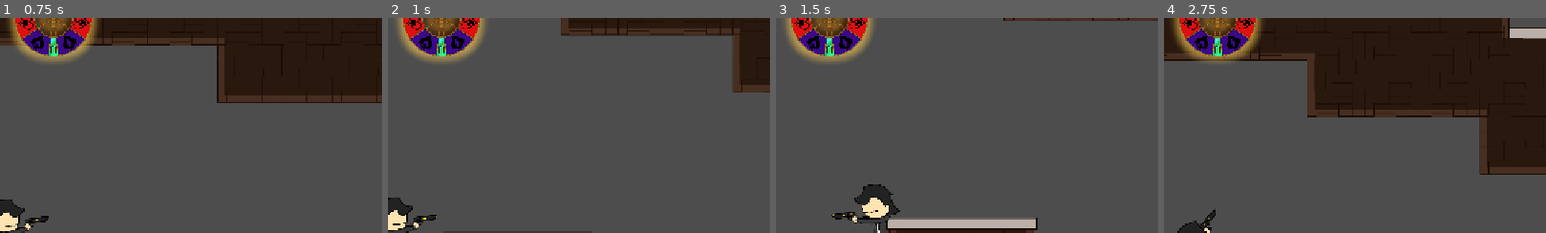
Above: before the commit, frames 1-4 (left to right).
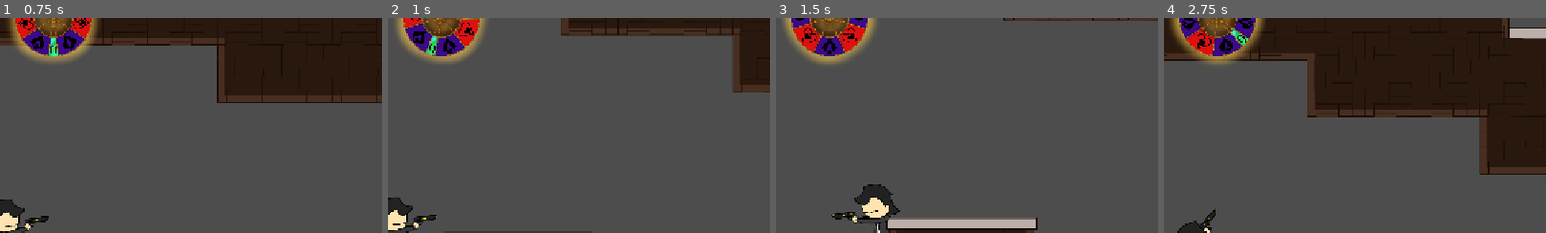
Above: after the commit, the same moments.

Repository: ClipperDev/spinning-game
Game: Godot game, scene res://main.tscn
Two runs of this game, one before a commit and one after it. Both use one fixed random seed, a clock stepped at 60 frames per second and the inputs below.
Inputs (mouse positions are % of the whole screen's width and height, from its top left):
- Up to frame 1 (0.75 s): tap Enter (ui_accept) at 0.5 s; move the mouse to (72, 45) at 0.52 s; press the mouse at (72, 45) at 0.53 s; hold D (right) from 0.53 s (still down)
- Up to frame 2 (1 s): keep holding D (right); tap Space (jump) at 0.77 s; tap Q (spin) at 0.8 s
- Up to frame 3 (1.5 s): keep holding D (right); move the mouse to (30, 55) at 1.27 s; release the mouse at (30, 55) at 1.28 s; tap Q (spin) at 1.35 s
- Up to frame 4 (2.75 s): tap Space (jump) at 1.52 s; click (30, 55) at 1.55 s; move the mouse to (60, 28) at 2.02 s; release D (right) at 2.03 s; press the mouse at (60, 28) at 2.03 s; hold A (left) from 2.03 s (still down); tap Q (spin) at 2.3 s
The pictures show only the part of the screen within x 43-93%, y 0-50%; the shares and areas given below are measured in that part.

Frame 1 is identical in both runs. In frame 2, 1.5% of the frame differs, in the area x 4-24%, y 0-18%; in frame 3, 1.9%; in frame 4, 2.2%, in the area x 2-26%, y 0-22%.

Commit message:
wheel and starting working on bullets

Diff:
--- /dev/null
+++ b/player/player2/gun_operator.gd
@@ -0,0 +1,67 @@
+extends Node2D
+
+@export var max_ammo: float
+var ammo = max_ammo
+@export var reload_speed: float
+@export var fire_rate: float
+
+@export var default_bullet: WheelSlot
+@export var normal_slots: Array[WheelSlot]
+@export var jackpot_slot: WheelSlot
+@export var current_slot: WheelSlot
+
+var damage_mod = 1.0
+var bullet_vel_mod = 1.0
+var bullet_size_mod = 1.0
+
+var lifesteal = 0.0
+
+@onready var player = get_parent()
+@onready var muzzle = $"../body_pivot/gun_pivot/muzzle"
+
+func _input(event: InputEvent) -> void:
+	# shooting
+	if event.is_action_pressed("fire"):
+		shoot()
+	# reloading. add animation later
+	if event.is_action_pressed("reload"):
+		await get_tree().create_timer(
+			1.44,
+			false
+		).timeout
+		ammo = max_ammo
+		current_slot = default_bullet
+
+	# spin to win type shi, add animations later
+	if event.is_action_pressed("spin"):
+		print("spin")
+		player.get_node("ui").wheel.spin()
+		player.get_node("ui").wheel.spin_result.connect(spin_result)
+
+
+func spin_result(id: int) -> void:
+	if id == 7:
+		current_slot = jackpot_slot
+	else:
+		current_slot = normal_slots[id]
+	ammo = max_ammo
+	print(id)
+
+func shoot() -> void:
+	fire_bullet()
+
+func fire_bullet() -> void:
+	if ammo > 0:
+		var bullet: Area2D = current_slot.bullet.instantiate()
+		add_sibling(bullet)
+		bullet.global_transform = muzzle.global_transform
+		ammo -= 1
+
+
+# replace a wheel section with a new one
+func replace_wheel_section(section: WheelSlot, slot: int, jackpot: float = false) -> void:
+	if jackpot:
+		jackpot_slot = section
+	else:
+		normal_slots[slot] = section
+	# animations needed
--- a/player/player2/player.tscn
+++ b/player/player2/player.tscn
@@ -12,7 +12,11 @@
 [ext_resource type="Texture2D" uid="uid://2cmn2ifjm5hc" path="res://player/sprites/jump.png" id="8_jleqr"]
 [ext_resource type="Texture2D" uid="uid://deoiro8ynbip6" path="res://player/sprites/walk.png" id="9_3pimp"]
 [ext_resource type="Texture2D" uid="uid://21f1xjoanekx" path="res://player/sprites/head.png" id="10_d5ddg"]
+[ext_resource type="Script" uid="uid://g68233dxmpm8" path="res://player/player2/gun_operator.gd" id="13_3pimp"]
 [ext_resource type="PackedScene" uid="uid://enbc8wrc2luc" path="res://ui/ui.tscn" id="14_3pimp"]
+[ext_resource type="Resource" uid="uid://qt3nrkcmyc4c" path="res://wheel_slots/basic.tres" id="14_yxpg6"]
+[ext_resource type="Script" uid="uid://dhpawmqpt3vvs" path="res://scripts/wheel_slot.gd" id="15_vmcio"]
+[ext_resource type="Resource" uid="uid://cjrxxdyi43ats" path="res://wheel_slots/default_jackpot.tres" id="16_2yl1l"]
 
 [sub_resource type="AtlasTexture" id="AtlasTexture_ebec5"]
 atlas = ExtResource("9_3pimp")
@@ -304,6 +308,15 @@
 [node name="muzzle" type="Marker2D" parent="body_pivot/gun_pivot" unique_id=2028472609]
 position = Vector2(88, -19)
 
+[node name="gun_operator" type="Node2D" parent="." unique_id=1767012666]
+script = ExtResource("13_3pimp")
+default_bullet = ExtResource("14_yxpg6")
+normal_slots = Array[ExtResource("15_vmcio")]([null, null, null, null, null, null, null])
+jackpot_slot = ExtResource("16_2yl1l")
+current_slot = ExtResource("14_yxpg6")
+
+[node name="status_effects" type="Node2D" parent="." unique_id=627942839]
+
 [node name="CollisionShape2D" type="CollisionShape2D" parent="." unique_id=452219580]
 position = Vector2(1, 9.5)
 shape = SubResource("RectangleShape2D_yffdw")
--- a/project.godot
+++ b/project.godot
@@ -31,6 +31,7 @@
 
 terrain=""
 enemy=""
+player=""
 
 [input]
 
--- a/projectiles/projectile.tscn
+++ b/projectiles/projectile.tscn
@@ -1,6 +1,7 @@
 [gd_scene format=3 uid="uid://df7e3388lfhkp"]
 
 [ext_resource type="Script" uid="uid://tqfwqms2xfyl" path="res://scripts/projectile.gd" id="1_wrf7x"]
+[ext_resource type="Texture2D" uid="uid://bbkxswbeq7ebf" path="res://pngs/bullet.png" id="2_ighsu"]
 
 [sub_resource type="CircleShape2D" id="CircleShape2D_1vivr"]
 resource_local_to_scene = true
@@ -12,3 +13,7 @@
 [node name="CollisionShape2D" type="CollisionShape2D" parent="." unique_id=381251837]
 shape = SubResource("CircleShape2D_1vivr")
 debug_color = Color(1, 0.43333334, 0, 0.7294118)
+
+[node name="Bullet" type="Sprite2D" parent="." unique_id=1251299353]
+scale = Vector2(0.25000003, 0.25)
+texture = ExtResource("2_ighsu")
--- a/scripts/projectile.gd
+++ b/scripts/projectile.gd
@@ -10,7 +10,7 @@
 @export var pierces_terrain = false
 @export var lifetime = 10.0
 
-var radius_mod = 1.0
+var lifesteal = 0.0
 var grav_builtup = 0.0
 var targets_already_hit = []
 
--- a/scripts/ui.gd
+++ b/scripts/ui.gd
@@ -1,6 +1,6 @@
 extends Control
 
-
+@onready var wheel = $CanvasLayer/wheel
 # Called when the node enters the scene tree for the first time.
 func _ready() -> void:
 	pass # Replace with function body.
--- /dev/null
+++ b/scripts/wheel_effect.gd
@@ -0,0 +1,13 @@
+class_name WheelEffect
+extends Node2D
+## added in player's status_effects node
+
+
+@onready var player = $"../.."
+
+func _ready() -> void:
+	on_roll_specials()
+
+## overridable. only for one time on-roll effects
+func on_roll_specials() -> void:
+	pass
--- a/scripts/wheel_slot.gd
+++ b/scripts/wheel_slot.gd
@@ -2,5 +2,7 @@
 extends Resource
 
 @export var item_name: String
+@export var suit: String
+@export var wheel_texture: CompressedTexture2D
 @export var bullet: PackedScene
-@export var wheel_texture: ImageTexture
+@export var effects: PackedScene
--- /dev/null
+++ b/ui/wheel.gd
@@ -0,0 +1,61 @@
+extends Control
+
+signal spin_result(section: int)
+
+@export var spin_speed: float = 180
+@export var base_spin_time: float = 1.2
+
+enum steps {
+	ACCEL,
+	SPINNING,
+	WINDDOWN,
+	INACTIVE
+}
+
+var step = steps.INACTIVE
+var spin_time_left: float
+var spin_vel: float
+
+@onready var wheel = $wheel_components
+@onready var ray =  $ray
+
+func spin() -> void:
+	step = steps.ACCEL
+	spin_time_left = base_spin_time + randf_range(-0.3, 0.3)
+
+func _process(delta: float) -> void:
+	#don't do anythig if inactive
+	if step == steps.INACTIVE: return
+
+	match step:
+		steps.ACCEL:
+			spin_vel += deg_to_rad(spin_speed * delta)
+			if spin_vel >= deg_to_rad(spin_speed):
+				step = steps.SPINNING
+
+		steps.SPINNING:
+			spin_time_left -= delta
+			if spin_time_left <= 0:
+				step = steps.WINDDOWN
+
+		steps.WINDDOWN:
+			spin_vel -= deg_to_rad(spin_speed * delta)
+			if spin_vel <= 0:
+				determine_result()
+	#print(step)
+	wheel.rotate(spin_vel)
+
+func determine_result() -> int:
+	ray.enabled = true
+	await get_tree().physics_frame
+	await get_tree().physics_frame
+	var slot_id: int = (ray.get_collider().name.right(1)).to_int() - 1
+	spin_result.emit(slot_id)
+	step = steps.INACTIVE
+	ray.enabled = false
+
+	return slot_id
+
+
+func replace_visual_slot(new_section: WheelSlot, slot: int) -> void:
+	wheel.get_child(slot + 1).texture = new_section.wheel_texture
--- a/ui/wheel.tscn
+++ b/ui/wheel.tscn
@@ -1,6 +1,7 @@
 [gd_scene format=3 uid="uid://dvax3pt1c2alc"]
 
 [ext_resource type="Texture2D" uid="uid://dh2gxjwyvmw5e" path="res://pngs/wheel_segments/jackpot_zero.png" id="1_6rmvm"]
+[ext_resource type="Script" uid="uid://dsnot10xy176x" path="res://ui/wheel.gd" id="1_s2jd5"]
 [ext_resource type="Texture2D" uid="uid://davs1h11fhc3d" path="res://pngs/wheel_segments/spade1.png" id="2_s2jd5"]
 [ext_resource type="Texture2D" uid="uid://wilnel51h6l6" path="res://pngs/wheel_segments/heart1.png" id="3_kma0d"]
 [ext_resource type="Texture2D" uid="uid://bqs4jf1d0vylj" path="res://pngs/wheel.png" id="3_s2jd5"]
@@ -8,108 +9,128 @@
 [node name="wheel" type="Control" unique_id=1075253300]
 layout_mode = 3
 anchors_preset = 0
+script = ExtResource("1_s2jd5")
+spin_speed = 16.0
 
-[node name="JackpotPlaceholder" type="Sprite2D" parent="." unique_id=1901642495]
+[node name="wheel_components" type="Node2D" parent="." unique_id=836768006]
+
+[node name="JackpotPlaceholder" type="Sprite2D" parent="wheel_components" unique_id=1901642495]
 position = Vector2(2.2189026, 150.5)
-rotation = 3.1415927
+rotation = -3.1415925
 texture = ExtResource("1_6rmvm")
 
-[node name="NormalPlaceholder" type="Sprite2D" parent="." unique_id=1953912930]
+[node name="NormalPlaceholder" type="Sprite2D" parent="wheel_components" unique_id=1953912930]
 position = Vector2(81.2189, 126.50001)
 rotation = 2.576106
 texture = ExtResource("2_s2jd5")
 
-[node name="NormalPlaceholder2" type="Sprite2D" parent="." unique_id=1839581966]
+[node name="NormalPlaceholder2" type="Sprite2D" parent="wheel_components" unique_id=1839581966]
 position = Vector2(148.2189, 21.499998)
 rotation = 1.717404
 texture = ExtResource("3_kma0d")
 
-[node name="NormalPlaceholder3" type="Sprite2D" parent="." unique_id=493972058]
+[node name="NormalPlaceholder3" type="Sprite2D" parent="wheel_components" unique_id=493972058]
 position = Vector2(112.218895, -98.49999)
-rotation = 0.858702
+rotation = 0.85870206
 texture = ExtResource("2_s2jd5")
 
-[node name="NormalPlaceholder4" type="Sprite2D" parent="." unique_id=711978604]
+[node name="NormalPlaceholder4" type="Sprite2D" parent="wheel_components" unique_id=711978604]
 position = Vector2(-0.7810974, -149.5)
 texture = ExtResource("3_kma0d")
 
-[node name="NormalPlaceholder5" type="Sprite2D" parent="." unique_id=1007251881]
+[node name="NormalPlaceholder5" type="Sprite2D" parent="wheel_components" unique_id=1007251881]
 position = Vector2(-114.7811, -96.49999)
-rotation = -0.858702
+rotation = -0.85870206
 texture = ExtResource("2_s2jd5")
 
-[node name="NormalPlaceholder6" type="Sprite2D" parent="." unique_id=1731416371]
+[node name="NormalPlaceholder6" type="Sprite2D" parent="wheel_components" unique_id=1731416371]
 position = Vector2(-147.7811, 24.499992)
 rotation = -1.717404
 texture = ExtResource("3_kma0d")
 
-[node name="NormalPlaceholder7" type="Sprite2D" parent="." unique_id=1714327671]
+[node name="NormalPlaceholder7" type="Sprite2D" parent="wheel_components" unique_id=1714327671]
 position = Vector2(-77.7811, 128.5)
 rotation = -2.576106
 texture = ExtResource("2_s2jd5")
 
-[node name="slot_1" type="Area2D" parent="." unique_id=800931037]
-visible = false
+[node name="slot_1" type="Area2D" parent="wheel_components" unique_id=800931037]
+collision_layer = 4
+collision_mask = 0
 
-[node name="CollisionPolygon2D2" type="CollisionPolygon2D" parent="slot_1" unique_id=1703584030]
+[node name="CollisionPolygon2D2" type="CollisionPolygon2D" parent="wheel_components/slot_1" unique_id=1703584030]
 position = Vector2(80, 126.00001)
 rotation = 2.576106
-polygon = PackedVector2Array(-9.5, -148.8, -9.5, -147.3, -54.800003, -142.5, -60, -142.5, -121.5, -122.7, -121.5, -116.8, -1.5, 139.1, -1.5, 141.9, 3.199997, 142.9, 120.399994, -116.5, 121.899994, -116.5, 122.899994, -121.2, 102.5, -130.4, 102.5, -131.9, 65.5, -140.9, 65.5, -142.3)
+polygon = PackedVector2Array(-9.5, -148.8, -9.5, -147.3, -54.800003, -142.5, -60, -142.5, -121.5, -122.7, -121.5, -116.8, -1.5, 139.1, -1.5, 141.9, 3.199997, 142.9, 124.57136, -110.44446, 124.79868, -112.668945, 122.899994, -121.2, 102.5, -130.4, 102.5, -131.9, 65.5, -140.9, 65.5, -142.3)
 
-[node name="slot_2" type="Area2D" parent="." unique_id=823722900]
-visible = false
+[node name="slot_2" type="Area2D" parent="wheel_components" unique_id=823722900]
+collision_layer = 4
+collision_mask = 0
 
-[node name="CollisionPolygon2D3" type="CollisionPolygon2D" parent="slot_2" unique_id=187954933]
+[node name="CollisionPolygon2D3" type="CollisionPolygon2D" parent="wheel_components/slot_2" unique_id=187954933]
 position = Vector2(147, 20.999998)
 rotation = 1.717404
-polygon = PackedVector2Array(-9.5, -148.8, -9.5, -147.3, -54.800003, -142.5, -60, -142.5, -121.5, -122.7, -121.5, -116.8, -1.5, 139.1, -1.5, 141.9, 3.199997, 142.9, 120.399994, -116.5, 121.899994, -116.5, 122.899994, -121.2, 102.5, -130.4, 102.5, -131.9, 65.5, -140.9, 65.5, -142.3)
+polygon = PackedVector2Array(-9.5, -148.8, -9.5, -147.3, -54.800003, -142.5, -60, -142.5, -121.5, -122.7, -121.5, -116.8, -1.5, 139.1, -1.5, 141.9, 3.199997, 142.9, 121.652405, -113.99425, 121.899994, -116.5, 122.899994, -121.2, 102.5, -130.4, 102.5, -131.9, 65.5, -140.9, 65.5, -142.3)
 
-[node name="slot_3" type="Area2D" parent="." unique_id=1393785933]
-visible = false
+[node name="slot_3" type="Area2D" parent="wheel_components" unique_id=1393785933]
+collision_layer = 4
+collision_mask = 0
 
-[node name="CollisionPolygon2D4" type="CollisionPolygon2D" parent="slot_3" unique_id=838261480]
+[node name="CollisionPolygon2D4" type="CollisionPolygon2D" parent="wheel_components/slot_3" unique_id=838261480]
 position = Vector2(110.99999, -98.99999)
 rotation = 0.85870206
-polygon = PackedVector2Array(-9.5, -148.8, -9.5, -147.3, -54.800003, -142.5, -60, -142.5, -121.5, -122.7, -121.5, -116.8, -1.5, 139.1, -1.5, 141.9, 3.199997, 142.9, 120.399994, -116.5, 121.899994, -116.5, 122.899994, -121.2, 102.5, -130.4, 102.5, -131.9, 65.5, -140.9, 65.5, -142.3)
+polygon = PackedVector2Array(-9.5, -148.8, -9.5, -147.3, -54.800003, -142.5, -60, -142.5, -121.5, -122.7, -121.5, -116.8, -1.5, 139.1, -1.5, 141.9, 3.199997, 142.9, 121.99016, -115.31003, 121.899994, -116.5, 122.899994, -121.2, 102.5, -130.4, 102.5, -131.9, 65.5, -140.9, 65.5, -142.3)
 
-[node name="slot_4" type="Area2D" parent="." unique_id=262303307]
-visible = false
+[node name="slot_4" type="Area2D" parent="wheel_components" unique_id=262303307]
+collision_layer = 4
+collision_mask = 0
 
-[node name="CollisionPolygon2D5" type="CollisionPolygon2D" parent="slot_4" unique_id=102047264]
+[node name="CollisionPolygon2D5" type="CollisionPolygon2D" parent="wheel_components/slot_4" unique_id=102047264]
 position = Vector2(-2, -150)
-polygon = PackedVector2Array(-9.5, -148.8, -9.5, -147.3, -54.800003, -142.5, -60, -142.5, -121.5, -122.7, -121.5, -116.8, -1.5, 139.1, -1.5, 141.9, 3.199997, 142.9, 120.399994, -116.5, 121.899994, -116.5, 122.899994, -121.2, 102.5, -130.4, 102.5, -131.9, 65.5, -140.9, 65.5, -142.3)
+polygon = PackedVector2Array(-9.5, -148.8, -9.5, -147.3, -54.800003, -142.5, -60, -142.5, -121.5, -122.7, -121.5, -116.8, -1.5, 139.1, -1.5, 141.9, 3.199997, 142.9, 122, -114, 121.899994, -116.5, 122.899994, -121.2, 102.5, -130.4, 102.5, -131.9, 65.5, -140.9, 65.5, -142.3)
 
-[node name="slot_5" type="Area2D" parent="." unique_id=360886046]
-visible = false
+[node name="slot_5" type="Area2D" parent="wheel_components" unique_id=360886046]
+collision_layer = 4
+collision_mask = 0
 
-[node name="CollisionPolygon2D6" type="CollisionPolygon2D" parent="slot_5" unique_id=377020648]
+[node name="CollisionPolygon2D6" type="CollisionPolygon2D" parent="wheel_components/slot_5" unique_id=377020648]
 position = Vector2(-116, -96.99999)
 rotation = -0.85870206
-polygon = PackedVector2Array(-9.5, -148.8, -9.5, -147.3, -54.800003, -142.5, -60, -142.5, -121.5, -122.7, -121.5, -116.8, -1.5, 139.1, -1.5, 141.9, 3.199997, 142.9, 120.399994, -116.5, 121.899994, -116.5, 122.899994, -121.2, 102.5, -130.4, 102.5, -131.9, 65.5, -140.9, 65.5, -142.3)
+polygon = PackedVector2Array(-9.5, -148.8, -9.5, -147.3, -54.800003, -142.5, -60, -142.5, -121.5, -122.7, -121.5, -116.8, -1.5, 139.1, -1.5, 141.9, 3.199997, 142.9, 123.254654, -114.316635, 121.899994, -116.5, 122.899994, -121.2, 102.5, -130.4, 102.5, -131.9, 65.5, -140.9, 65.5, -142.3)
 
-[node name="slot_6" type="Area2D" parent="." unique_id=2112952931]
-visible = false
+[node name="slot_6" type="Area2D" parent="wheel_components" unique_id=2112952931]
+collision_layer = 4
+collision_mask = 0
 
-[node name="CollisionPolygon2D7" type="CollisionPolygon2D" parent="slot_6" unique_id=463712240]
+[node name="CollisionPolygon2D7" type="CollisionPolygon2D" parent="wheel_components/slot_6" unique_id=463712240]
 position = Vector2(-149, 23.999992)
 rotation = -1.717404
-polygon = PackedVector2Array(-9.5, -148.8, -9.5, -147.3, -54.800003, -142.5, -60, -142.5, -121.5, -122.7, -121.5, -116.8, -1.5, 139.1, -1.5, 141.9, 3.199997, 142.9, 120.399994, -116.5, 121.899994, -116.5, 122.899994, -121.2, 102.5, -130.4, 102.5, -131.9, 65.5, -140.9, 65.5, -142.3)
+polygon = PackedVector2Array(-9.5, -148.8, -9.5, -147.3, -54.800003, -142.5, -60, -142.5, -123.59766, -121.35739, -121.5, -116.8, -1.5, 139.1, -1.5, 141.9, 3.199997, 142.9, 125.135086, -114.953064, 125.71942, -118.91016, 122.899994, -121.2, 102.5, -130.4, 102.5, -131.9, 65.5, -140.9, 65.5, -142.3)
 
-[node name="slot_7" type="Area2D" parent="." unique_id=743286400]
-visible = false
+[node name="slot_7" type="Area2D" parent="wheel_components" unique_id=743286400]
+collision_layer = 4
+collision_mask = 0
 
-[node name="CollisionPolygon2D8" type="CollisionPolygon2D" parent="slot_7" unique_id=1212328186]
+[node name="CollisionPolygon2D8" type="CollisionPolygon2D" parent="wheel_components/slot_7" unique_id=1212328186]
 position = Vector2(-79, 128)
 rotation = -2.576106
-polygon = PackedVector2Array(-9.5, -148.8, -9.5, -147.3, -54.800003, -142.5, -60, -142.5, -121.5, -122.7, -121.5, -116.8, -1.5, 139.1, -1.5, 141.9, 3.199997, 142.9, 120.399994, -116.5, 121.899994, -116.5, 122.899994, -121.2, 102.5, -130.4, 102.5, -131.9, 65.5, -140.9, 65.5, -142.3)
+polygon = PackedVector2Array(-9.5, -148.8, -9.5, -147.3, -54.800003, -142.5, -60, -142.5, -121.5, -122.7, -123.11004, -113.74057, -1.5, 139.1, -1.5, 141.9, 3.199997, 142.9, 125.7723, -115.348755, 126.69781, -119.4892, 122.899994, -121.2, 102.5, -130.4, 102.5, -131.9, 65.5, -140.9, 65.5, -142.3)
 
-[node name="slot_8" type="Area2D" parent="." unique_id=1431410449]
-visible = false
+[node name="slot_8" type="Area2D" parent="wheel_components" unique_id=1431410449]
+collision_layer = 4
+collision_mask = 0
 
-[node name="CollisionPolygon2D" type="CollisionPolygon2D" parent="slot_8" unique_id=1993523792]
+[node name="CollisionPolygon2D" type="CollisionPolygon2D" parent="wheel_components/slot_8" unique_id=1993523792]
 position = Vector2(2, 150)
 rotation = -3.1415925
 polygon = PackedVector2Array(-22.5, -147.6, -22.5, -146.3, -35.5, -145.3, -35.5, -138.3, -1.5, 111.899994, -1.5, 117.29999, 4.100006, 117.70001, 37.199997, -132.5, 39.5, -132.5, 36.5, -143, 36.5, -146.4)
 
-[node name="Wheel" type="Sprite2D" parent="." unique_id=2035160563]
+[node name="Wheel" type="Sprite2D" parent="wheel_components" unique_id=2035160563]
 texture = ExtResource("3_s2jd5")
+
+[node name="ray" type="RayCast2D" parent="." unique_id=231879114]
+position = Vector2(0, 342)
+enabled = false
+target_position = Vector2(0, -256)
+collision_mask = 4
+collide_with_areas = true
+collide_with_bodies = false
--- a/wheel_slots/default_jackpot.tres
+++ b/wheel_slots/default_jackpot.tres
@@ -2,9 +2,11 @@
 
 [ext_resource type="PackedScene" uid="uid://dkp4a12gcwcqw" path="res://projectiles/default_jackpot_proj.tscn" id="1_f1ge1"]
 [ext_resource type="Script" uid="uid://dhpawmqpt3vvs" path="res://scripts/wheel_slot.gd" id="2_75hap"]
+[ext_resource type="Texture2D" uid="uid://dh2gxjwyvmw5e" path="res://pngs/wheel_segments/jackpot_zero.png" id="3_75hap"]
 
 [resource]
 script = ExtResource("2_75hap")
 item_name = "default_jackpot"
+wheel_texture = ExtResource("3_75hap")
 bullet = ExtResource("1_f1ge1")
 metadata/_custom_type_script = "uid://dhpawmqpt3vvs"
--- /dev/null
+++ b/wheel_slots/wheel_effect.tscn
@@ -0,0 +1,6 @@
+[gd_scene format=3 uid="uid://bxbwf0adwgalb"]
+
+[ext_resource type="Script" uid="uid://b5ij2w5s4xb84" path="res://scripts/wheel_effect.gd" id="1_ejfty"]
+
+[node name="wheel_effect" type="Node2D" unique_id=2065952683]
+script = ExtResource("1_ejfty")
Not shown, added: player/player2/gun_operator.gd.uid
Not shown: 2 places in projectiles/basic_bullet.tscn that only renumber resources
Not shown, added: scripts/wheel_effect.gd.uid
Not shown, added: ui/wheel.gd.uid
Renamed: wheel_slot.tscn -> wheel_slots/wheel_slot.tscn
